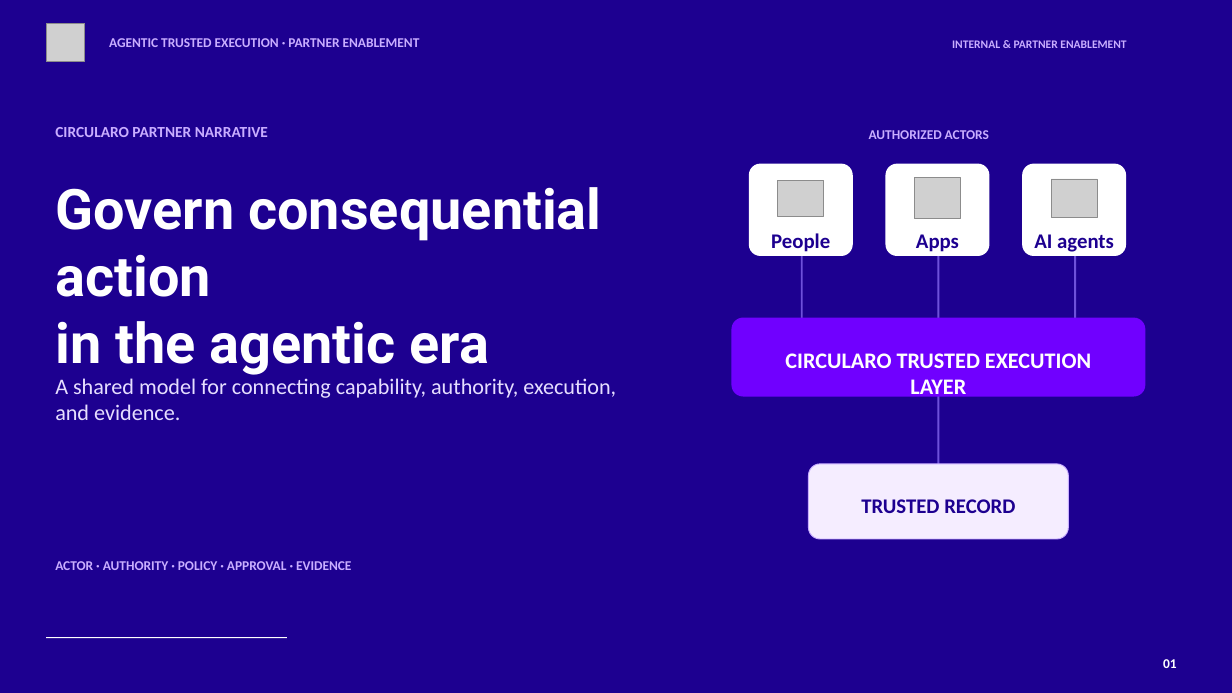
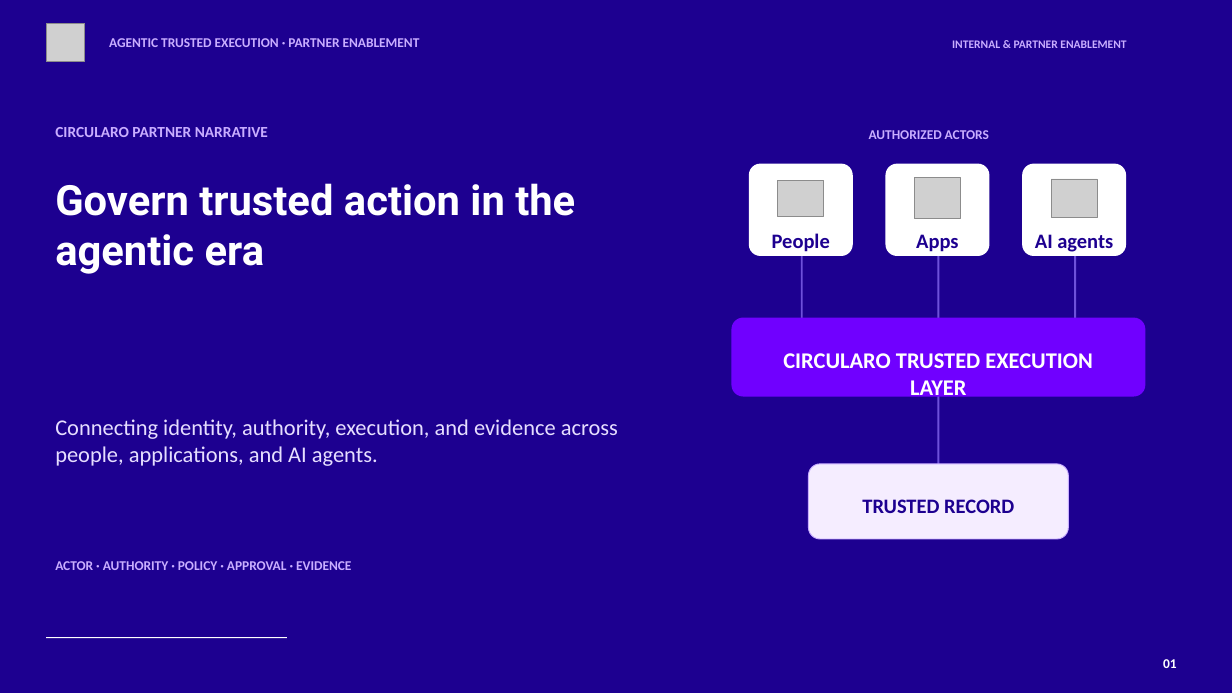
Before and after one commit to josefpalaxo/sales-system, a slide deck: slide 1 of work/slides/agentic-trusted-execution-partner-enablement/output/agentic-trusted-execution-partner-enablement.pptx. Drawn at 1232x693 pixels with LibreOffice and Linux fonts; fonts in the diff are those of the drawing; grey boxes stand for pictures. Boxes give left, top, right and bottom in pixels: in the first picture for what was removed or moved away, otherwise in the second. Text is boxed around its words. In the diff, an @@ line names an element or a change of style, - is before the commit and + after.

Commit message:
Update trusted execution materials and service assets

```diff
--- a/work/slides/agentic-trusted-execution-partner-enablement/output/agentic-trusted-execution-partner-enablement.pptx
+++ b/work/slides/agentic-trusted-execution-partner-enablement/output/agentic-trusted-execution-partner-enablement.pptx
@@ text at (x1=55, y1=183, x2=575, y2=274): text changed; size 43.5 to 32.5 pt @@
-Govern consequential action
-in the agentic era
+Govern trusted action in the agentic era
@@ text "CIRCULARO TRUSTED EXECUTION LAYER" at (x1=783, y1=353, x2=1092, y2=401): size 17.2 to 17.5 pt @@
@@ text at (x1=55, y1=419, x2=618, y2=466): text changed; size 17.2 to 17.5 pt @@
-A shared model for connecting capability, authority, execution, and evidence.
+Connecting identity, authority, execution, and evidence across people, applications, and AI agents.
@@ text "TRUSTED RECORD" at (x1=862, y1=499, x2=1014, y2=513): size 16.1 to 16 pt @@
```
Also in this commit, not shown: 13 other slides changed, 46 other files.
